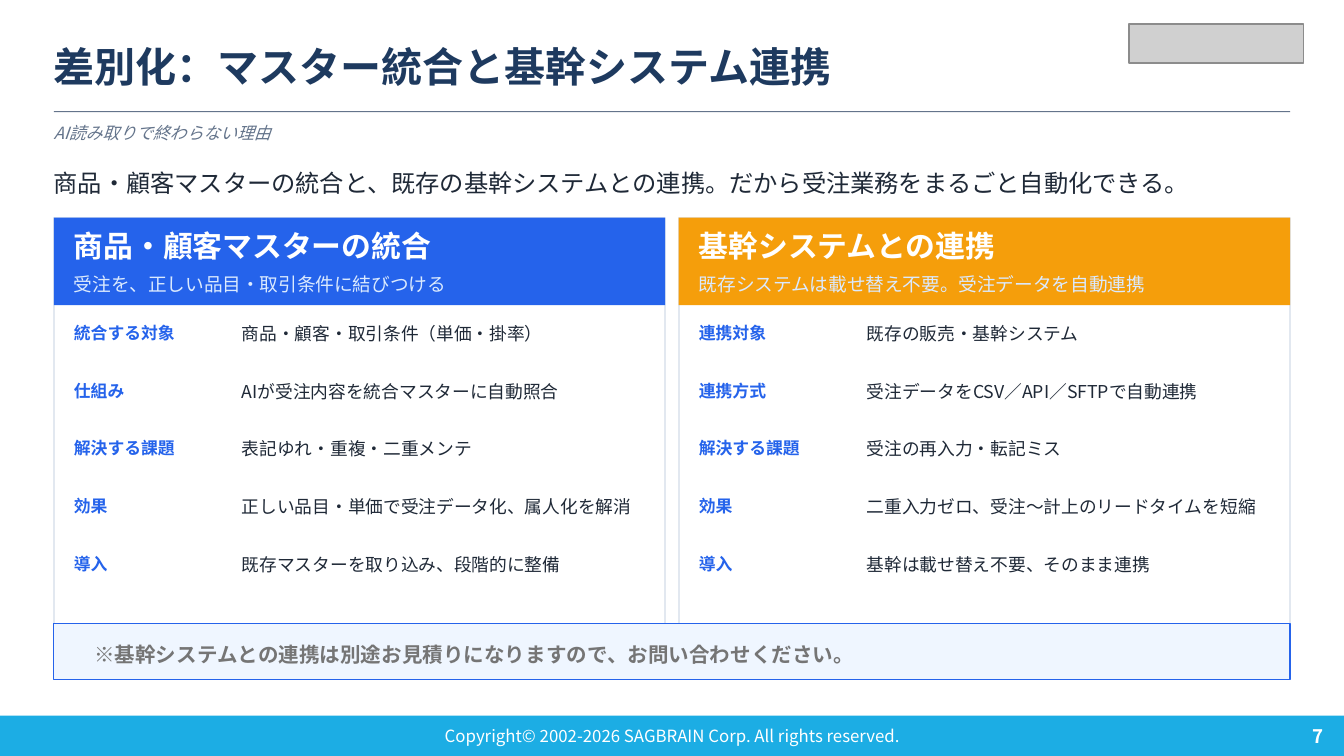
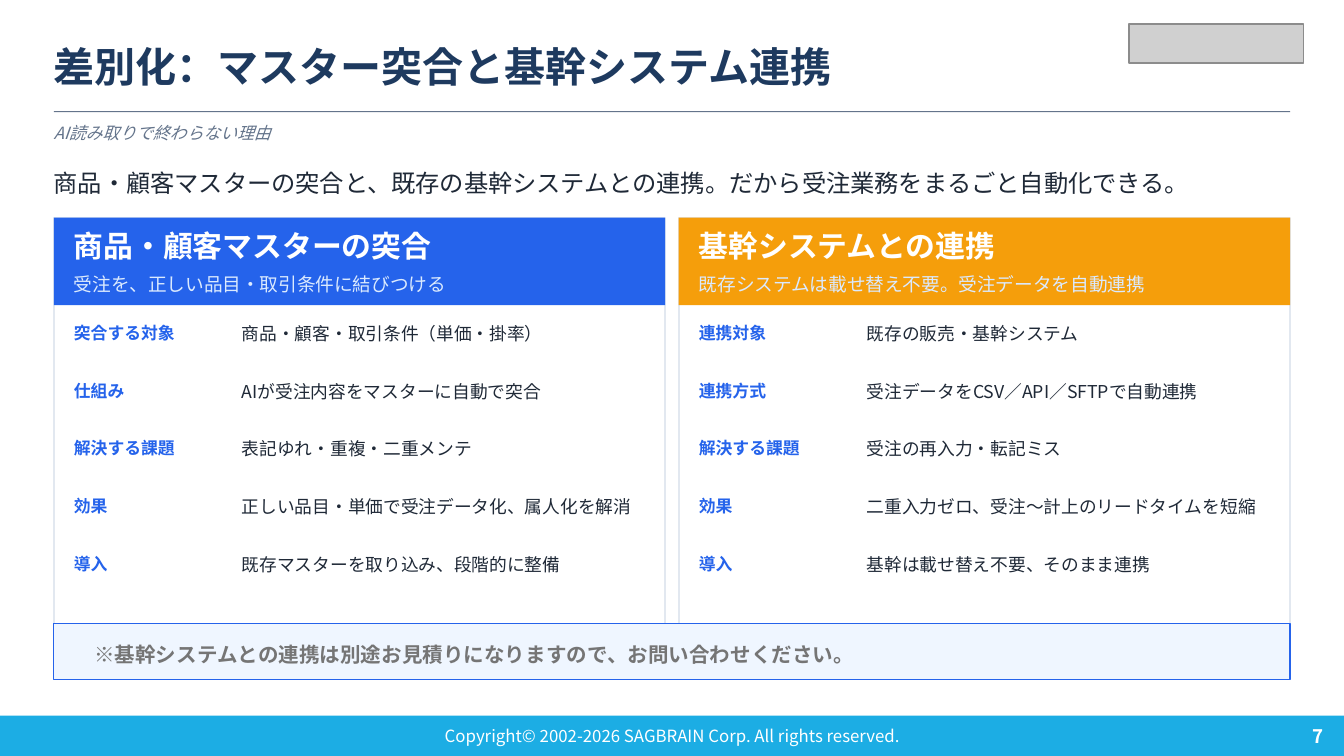
Before and after one commit to sagbrain/Onevio_ORDIA_LP, a slide deck: slide 7 of assets/ORDIA_紹介資料.pptx. Drawn at 1344x756 pixels with LibreOffice and Linux fonts; fonts in the diff are those of the drawing; grey boxes stand for pictures. Boxes give left, top, right and bottom in pixels: in the first picture for what was removed or moved away, otherwise in the second. Text is boxed around its words. In the diff, an @@ line names an element or a change of style, - is before the commit and + after.

```diff
--- a/assets/ORDIA_紹介資料.pptx
+++ b/assets/ORDIA_紹介資料.pptx
@@ text at (54, 47, 832, 86): text changed @@
-差別化：マスター統合と基幹システム連携
+差別化：マスター突合と基幹システム連携
@@ text at (54, 171, 1189, 194): text changed @@
-商品・顧客マスターの統合と、既存の基幹システムとの連携。だから受注業務をまるごと自動化できる。
+商品・顧客マスターの突合と、既存の基幹システムとの連携。だから受注業務をまるごと自動化できる。
@@ text at (74, 231, 431, 260): text changed @@
-商品・顧客マスターの統合
+商品・顧客マスターの突合
@@ text at (74, 324, 175, 341): text changed @@
-統合する対象
+突合する対象
@@ text at (242, 383, 541, 400): text changed @@
-AIが受注内容を統合マスターに自動照合
+AIが受注内容をマスターに自動で突合
```
Also in this commit, not shown: 2 other files.
